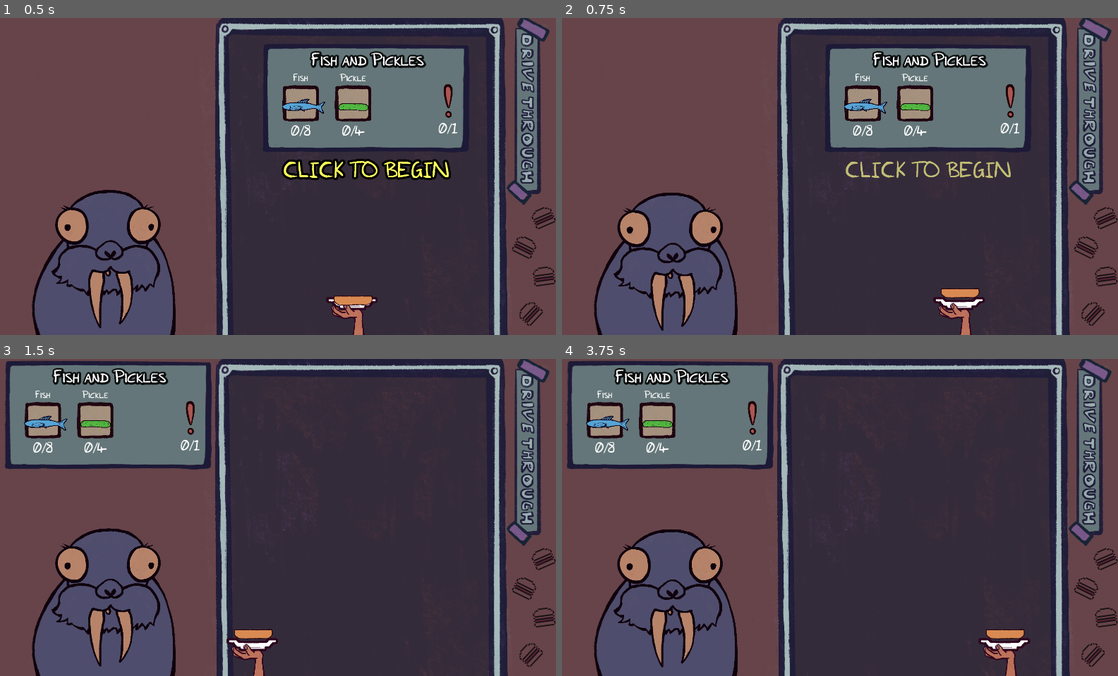
Above: before the commit, frames 1-4 (two rows, left to right).
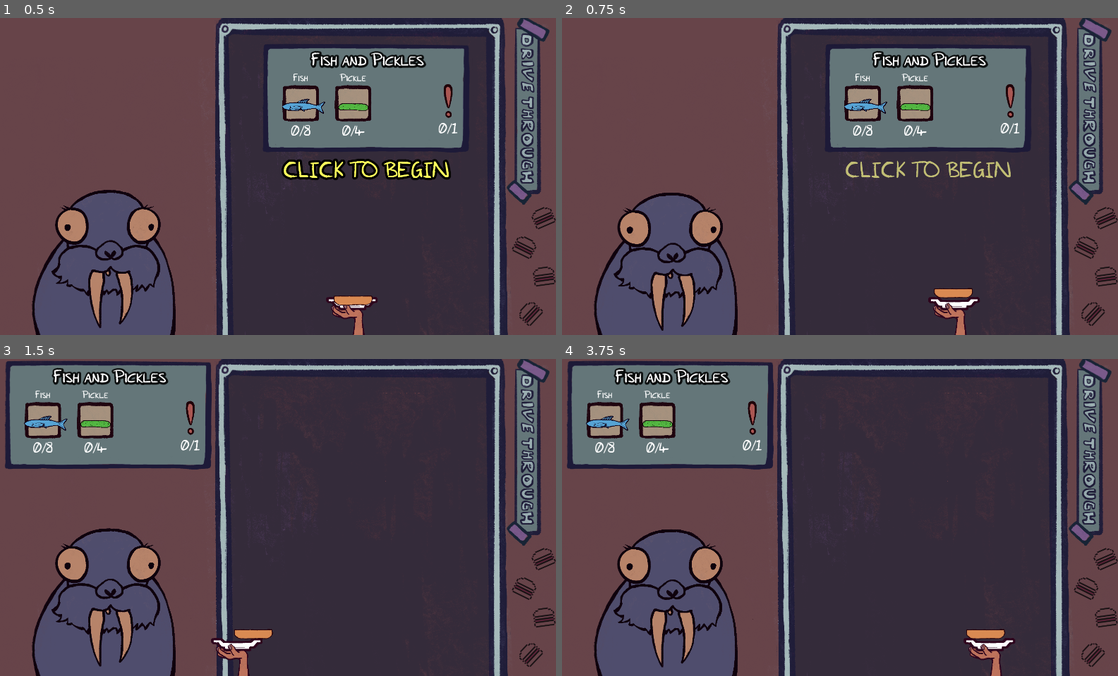
Above: after the commit, the same moments.

Repository: SirLich/funky-drive-through
Game: Godot game, scene res://game.tscn
Two runs of this game, one before a commit and one after it. Both use one fixed random seed, a clock stepped at 60 frames per second and the inputs below.
Inputs (mouse positions are in pixels of both pictures, inside the frame that each line leads up to):
- Up to frame 1 (0.5 s): no input
- Up to frame 2 (0.75 s): tap Enter at 0.5 s; move the mouse to (962, 160) at 0.52 s; press the mouse at (962, 160) at 0.53 s
- Up to frame 3 (1.5 s): tap Enter at 1.25 s; move the mouse to (161, 533) at 1.27 s; release the mouse at (161, 533) at 1.28 s; click (161, 533) at 1.35 s
- Up to frame 4 (3.75 s): tap Enter at 2, 2.75, 3.5 s; move the mouse to (890, 447) at 2.02 s; press the mouse at (890, 447) at 2.03 s; move the mouse to (806, 580) at 2.77 s; release the mouse at (806, 580) at 2.78 s; click (806, 580) at 2.85 s; move the mouse to (1006, 565) at 3.52 s; press the mouse at (1006, 565) at 3.53 s

Frame 1 is identical in both runs. In frame 2, 0.5% of the frame differs, in the area x 65-77%, y 85-100%; in frame 3, 0.7%; in frame 4, 0.9%, in the area x 72-85%, y 85-100%.

Commit message:
Tune stuff

Diff:
--- a/item_types/cheese.tres
+++ b/item_types/cheese.tres
@@ -8,7 +8,7 @@
 [resource]
 script = ExtResource("1_5uv8o")
 icon = ExtResource("1_p1dk6")
-color = Color(0.729412, 0.635294, 0.243137, 1)
+color = Color(0.913725, 0.615686, 0.0980392, 1)
 stacked_scene = ExtResource("4_lx4l4")
 name = "Cheese"
 scale_factor = 1.0
--- a/item_types/patty.tres
+++ b/item_types/patty.tres
@@ -7,7 +7,7 @@
 [resource]
 script = ExtResource("1_hb2if")
 icon = ExtResource("1_alqh6")
-color = Color(0.380392, 0.180392, 0.109804, 1)
+color = Color(0.619608, 0.282353, 0.2, 1)
 name = "Patty"
 scale_factor = 1.0
 audio = ExtResource("1_j2erw")
--- a/patty.tscn
+++ b/patty.tscn
@@ -18,7 +18,7 @@
 }]
 
 [node name="SteakDrop" type="AnimatedSprite2D"]
-modulate = Color(0.454902, 0.235294, 0.0980392, 1)
+modulate = Color(0.619608, 0.282353, 0.2, 1)
 scale = Vector2(0.1, 0.1)
 sprite_frames = SubResource("SpriteFrames_jyajt")
 autoplay = "default"
--- a/project.godot
+++ b/project.godot
@@ -57,3 +57,7 @@
 [physics]
 
 2d/default_gravity=2000.0
+
+[rendering]
+
+environment/defaults/default_clear_color=Color(0.203922, 0.168627, 0.227451, 1)
--- a/scenes/cheese_melted.tscn
+++ b/scenes/cheese_melted.tscn
@@ -19,7 +19,7 @@
 }]
 
 [node name="AnimatedSprite2D" type="AnimatedSprite2D"]
-modulate = Color(0.729412, 0.635294, 0.243137, 1)
+modulate = Color(0.913725, 0.615686, 0.0980392, 1)
 scale = Vector2(0.1, 0.1)
 sprite_frames = SubResource("SpriteFrames_cffhs")
 autoplay = "default"
--- a/scenes/item/catcher.gd
+++ b/scenes/item/catcher.gd
@@ -4,7 +4,7 @@
 @export var border_right = 1700
 @export var stacked_item : PackedScene
 @onready var audio_stream_player: AudioStreamPlayer = $AudioStreamPlayer
-
+var move_speed = 0.1
 @export var default_stream : AudioStream
 
 @export var base : Node
@@ -38,8 +38,14 @@
 	for i in range(1):
 		add_new_item(starting_item)
 
+var tween : Tween
 func _process(delta: float) -> void:
-	base.global_position.x = clamp(get_global_mouse_position().x, border_left, border_right)
+	if tween:
+		tween.kill()
+
+	tween = get_tree().create_tween()
+	tween.tween_property(base, "global_position:x", get_global_mouse_position().x, move_speed)
+	base.global_position.x = clamp(base.global_position.x, border_left, border_right)
 
 func _on_area_2d_body_entered(body: Node2D) -> void:
 	Global.item_collected.emit(body.item)
--- a/scenes/item/stacked_item.gd
+++ b/scenes/item/stacked_item.gd
@@ -3,7 +3,7 @@
 
 @export var follow = Node
 @export var stack_height = -25
-@export var follow_time = 0.01
+@export var follow_time = 0.025
 
 @onready var remote_transform_2d: RemoteTransform2D = $RemoteTransform2D
 @onready var sprite: Sprite2D = $Sprite
